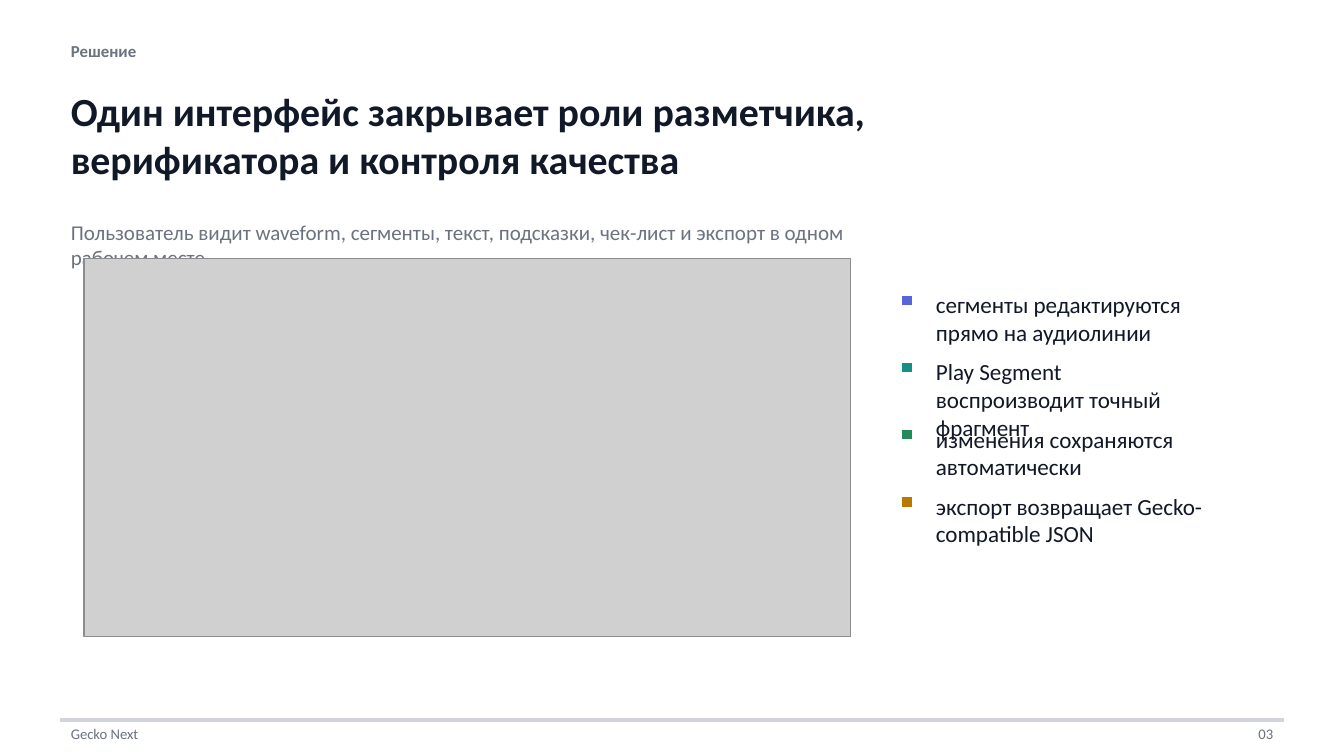
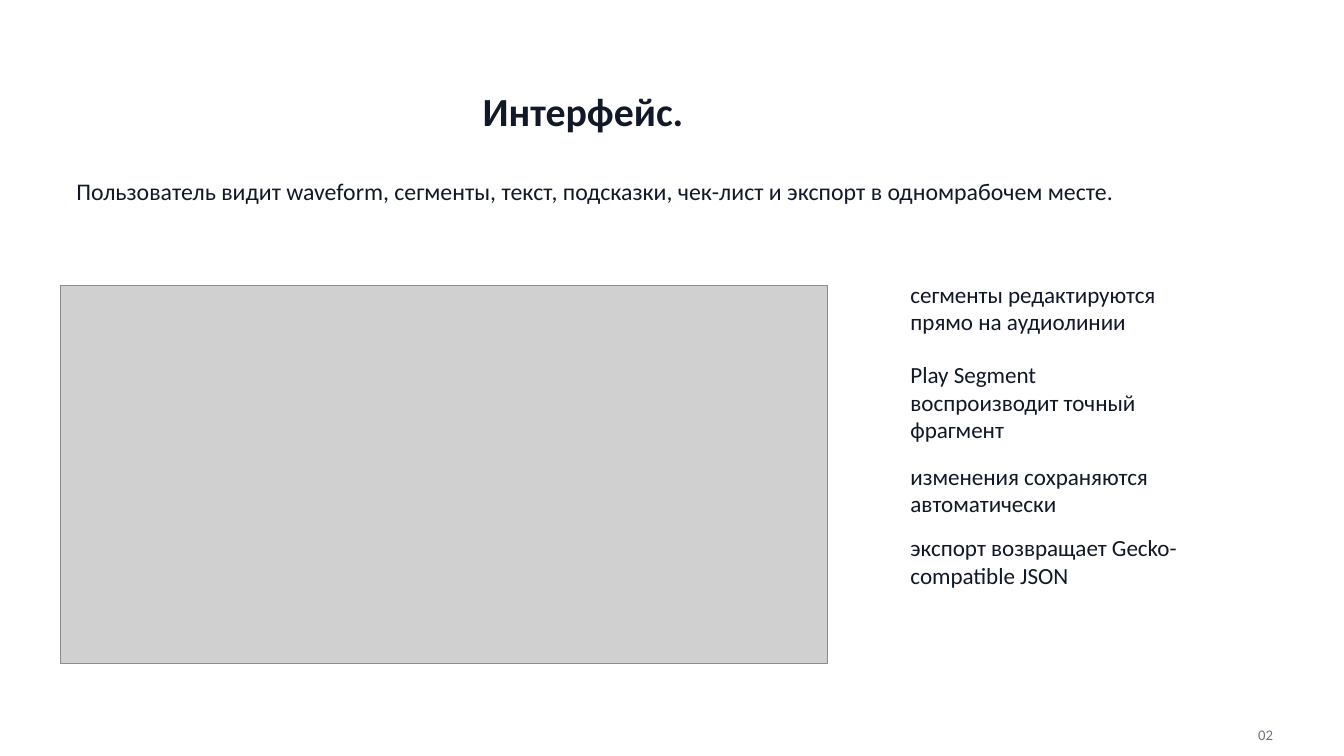
Before and after one commit to morgan11d/gecko-next, a slide deck: slide 2 of deliverables/gecko-next-defense-presentation.pptx (slide 3 before the commit). Drawn at 1344x756 pixels with LibreOffice and Linux fonts; fonts in the diff are those of the drawing; grey boxes stand for pictures. Boxes give left, top, right and bottom in pixels: in the first picture for what was removed or moved away, otherwise in the second. Text is boxed around its words. In the diff, an @@ line names an element or a change of style, - is before the commit and + after.

```diff
--- a/deliverables/gecko-next-defense-presentation.pptx
+++ b/deliverables/gecko-next-defense-presentation.pptx
@@ text removed at (71, 46, 136, 57) @@
-Решение
@@ text at (483, 98, 684, 133): text changed @@
-Один интерфейс закрывает роли разметчика, верификатора и контроля качества
+Интерфейс.
@@ text at (76, 183, 1113, 204): text changed; size 15 to 17 pt; text colour #6B7280 to #111827 @@
-Пользователь видит waveform, сегменты, текст, подсказки, чек-лист и экспорт в одном рабочем месте.
+Пользователь видит waveform, сегменты, текст, подсказки, чек-лист и экспорт в одномрабочем месте.
@@ picture: place and size @@
-picture at (84, 258, 850, 636)
+picture at (60, 286, 827, 664)
@@ text "сегменты редактируются прямо на аудиолинии": place and size @@
-text "сегменты редактируются прямо на аудиолинии" at (936, 301, 1181, 345)
+text "сегменты редактируются прямо на аудиолинии" at (910, 291, 1155, 334)
@@ rectangle removed at (903, 296, 911, 304) @@
@@ text "Play Segment воспроизводит точный фрагмент": place and size @@
-text "Play Segment воспроизводит точный фрагмент" at (936, 364, 1161, 442)
+text "Play Segment воспроизводит точный фрагмент" at (910, 367, 1136, 442)
@@ rectangle removed at (903, 363, 911, 371) @@
@@ rectangle removed at (903, 431, 911, 439) @@
@@ text "изменения сохраняются автоматически" rewrapped from (936, 428, 1174, 475) to (910, 473, 1148, 512) @@
@@ rectangle removed at (903, 498, 911, 506) @@
@@ text "экспорт возвращает Gecko-compatible JSON": place and size @@
-text "экспорт возвращает Gecko-compatible JSON" at (936, 499, 1202, 546)
+text "экспорт возвращает Gecko-compatible JSON" at (910, 540, 1177, 588)
@@ rectangle removed at (60, 718, 1282, 721) @@
@@ text removed at (71, 729, 139, 739) @@
-Gecko Next
@@ text at (1258, 730, 1273, 740): text changed @@
-03
+02
```
Also in this commit, not shown: 5 other slides changed, 1 slide added, 4 slides removed.
